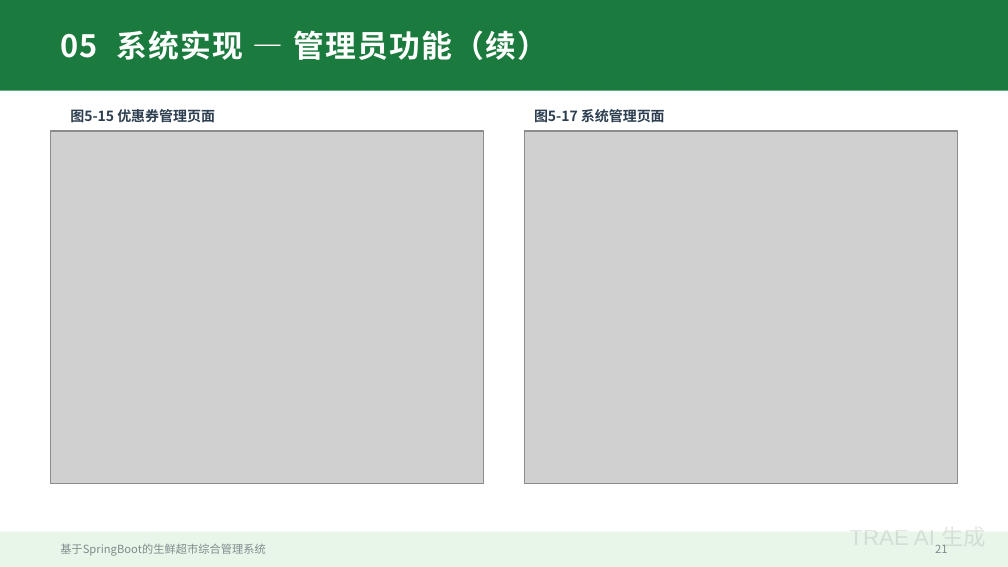
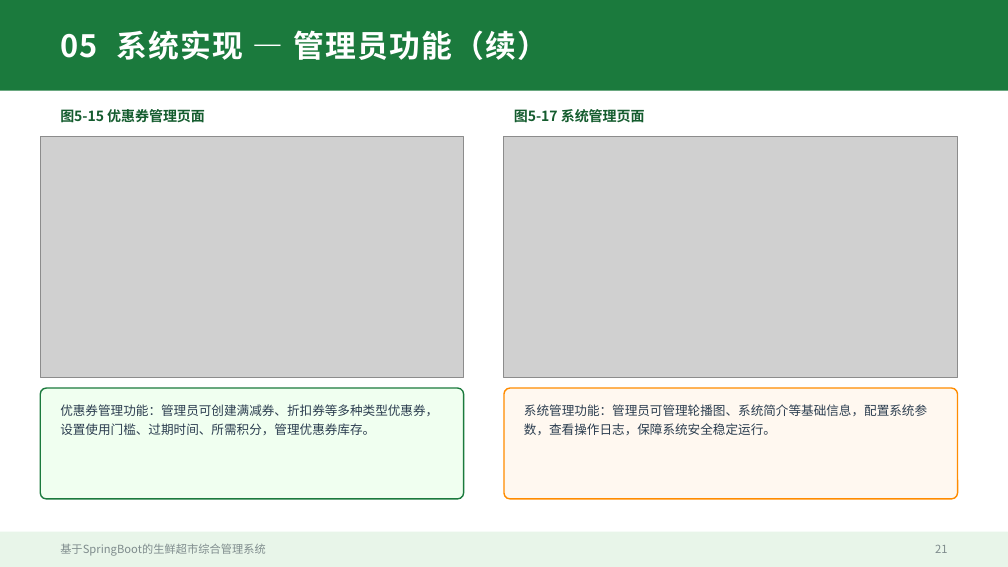
Before and after one commit to lvolk555/Trea--warehouse-, a slide deck: slide 21 of 生鲜超市综合管理系统_毕业答辩PPT.pptx. Drawn at 1008x567 pixels with LibreOffice and Linux fonts; fonts in the diff are those of the drawing; grey boxes stand for pictures. Boxes give left, top, right and bottom in pixels: in the first picture for what was removed or moved away, otherwise in the second. Text is boxed around its words. In the diff, an @@ line names an element or a change of style, - is before the commit and + after.

```diff
--- a/生鲜超市综合管理系统_毕业答辩PPT.pptx
+++ b/生鲜超市综合管理系统_毕业答辩PPT.pptx
@@ text "图5-15 优惠券管理页面": place and size @@
-text "图5-15 优惠券管理页面" at [70, 107, 215, 125]
+text "图5-15 优惠券管理页面" at [60, 107, 205, 125]
@@ text "图5-15 优惠券管理页面" at [60, 107, 205, 125]: text colour #2C3E50 to #145C2E @@
@@ text "图5-17 系统管理页面" at [514, 107, 645, 125]: text colour #2C3E50 to #145C2E @@
@@ text "图5-17 系统管理页面": place and size @@
-text "图5-17 系统管理页面" at [534, 107, 665, 125]
+text "图5-17 系统管理页面" at [514, 107, 645, 125]
@@ picture: place and size @@
-picture at [50, 131, 484, 484]
+picture at [40, 136, 464, 378]
@@ picture: place and size @@
-picture at [524, 131, 958, 484]
+picture at [504, 136, 958, 378]
@@ rounded rectangle added at [40, 388, 464, 499], fill #F0FFF0, outline #1B7A3D 1 pt @@
@@ rounded rectangle added at [504, 388, 958, 499], fill #FFF8F0, outline #FF8C00 1 pt @@
@@ text added at [60, 404, 438, 435], 9 pt, text #2C3E50 @@
+优惠券管理功能：管理员可创建满减券、折扣券等多种类型优惠券，设置使用门槛、过期时间、所需积分，管理优惠券库存。
@@ text added at [524, 404, 927, 435], 9 pt, text #2C3E50 @@
+系统管理功能：管理员可管理轮播图、系统简介等基础信息，配置系统参数，查看操作日志，保障系统安全稳定运行。
@@ text removed at [849, 525, 986, 551] @@
-TRAE AI 生成
```
Also in this commit, not shown: 23 other slides changed.
